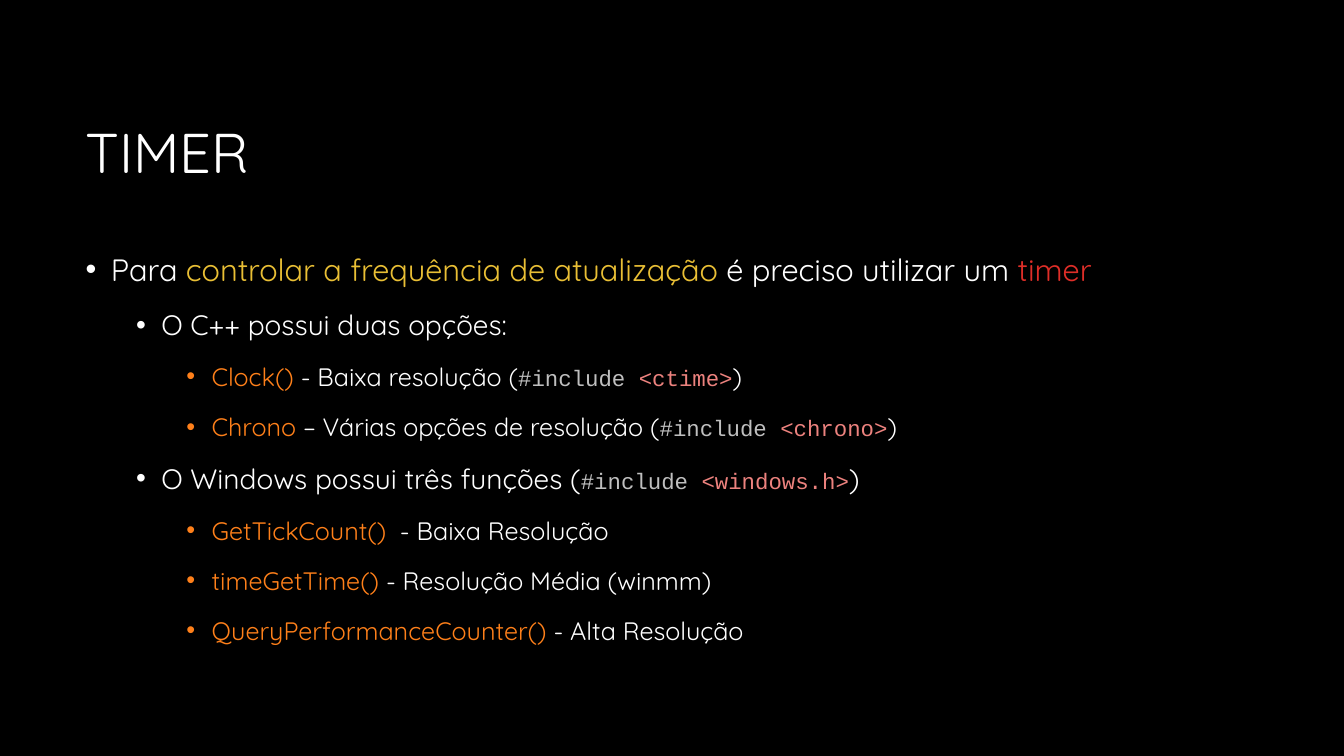
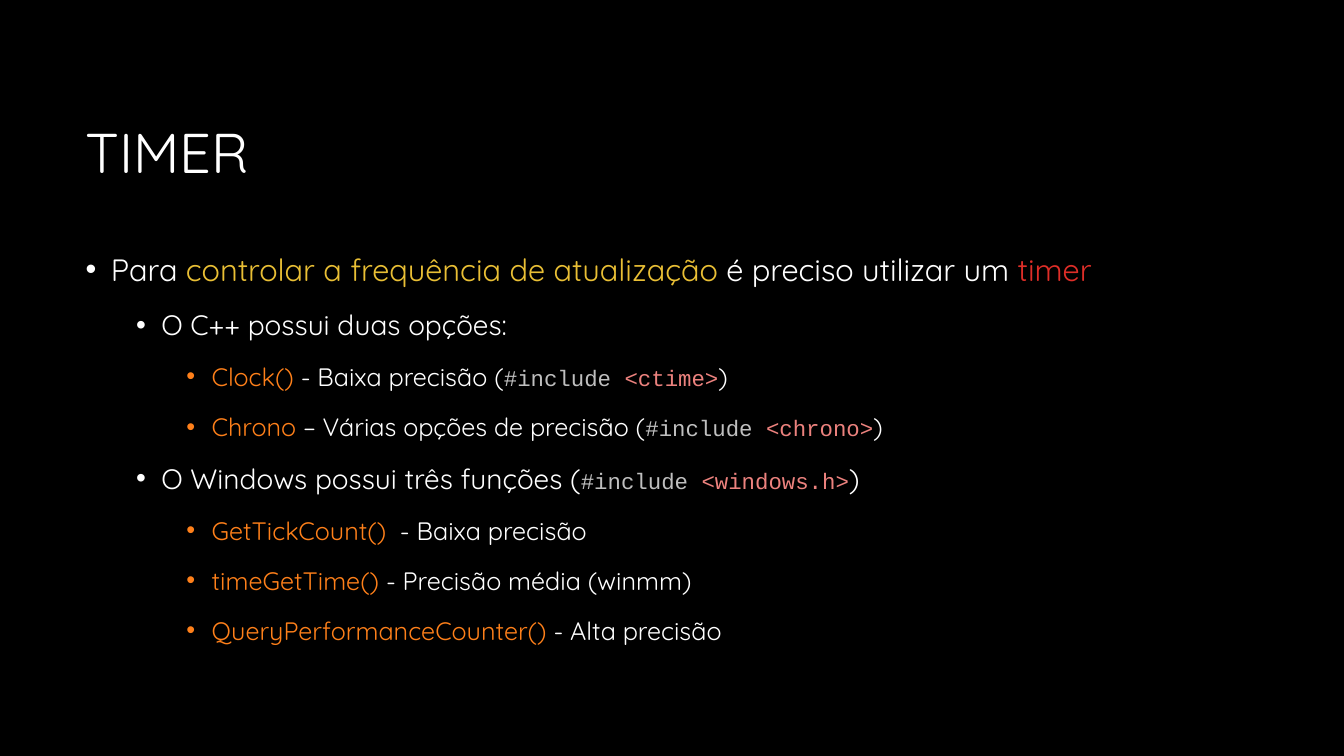
Before and after one commit to JudsonSS/CG, a slide deck: slide 19 of Slides/04. Aplicação Gráfica.pptx. Drawn at 1344x756 pixels with LibreOffice and Linux fonts; fonts in the diff are those of the drawing; background and template pictures are left out. Boxes give left, top, right and bottom in pixels: in the first picture for what was removed or moved away, otherwise in the second. Text is boxed around its words. In the diff, an @@ line names an element or a change of style, - is before the commit and + after.

```diff
--- a/Slides/04. Aplicação Gráfica.pptx
+++ b/Slides/04. Aplicação Gráfica.pptx
@@ text at <box>212,367,873,441</box>: text changed @@
-    • Clock() - Baixa resolução (#include <ctime>)
-    • Chrono – Várias opções de resolução (#include <chrono>)
+    • Clock() - Baixa precisão (#include <ctime>)
+    • Chrono – Várias opções de precisão (#include <chrono>)
@@ text at <box>212,521,722,645</box>: text changed @@
-    • GetTickCount() - Baixa Resolução
-    • timeGetTime() - Resolução Média (winmm)
-    • QueryPerformanceCounter() - Alta Resolução
+    • GetTickCount() - Baixa precisão
+    • timeGetTime() - Precisão média (winmm)
+    • QueryPerformanceCounter() - Alta precisão
```
Also in this commit, not shown: 12 other slides changed, 1 slide added.
